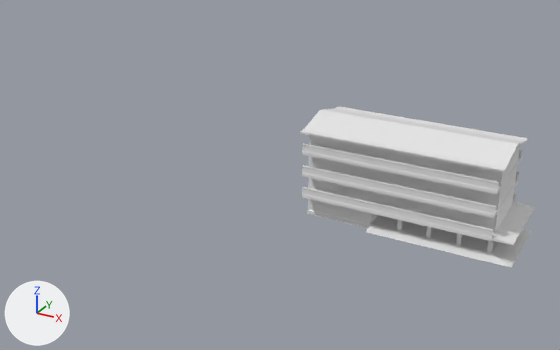
The Blender file buildings/hotel00.blend, before and after one commit.
One viewpoint serves both versions: a camera (50 mm lens) standing at (35.6, -106.4, 52.7) and looking at (-20.7, -4.0, 1.5). The axes (+X, +Y, +Z) are drawn at lower left. The lights are the same throughout.

The first picture shows 'Cube', 'building_001'.
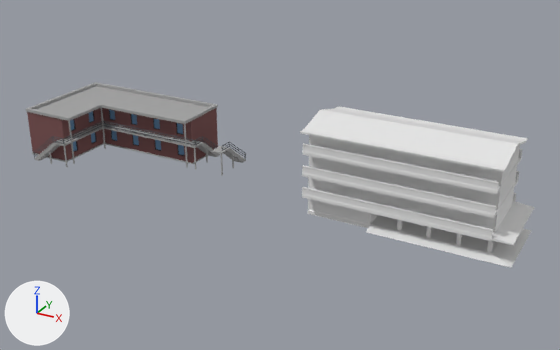
Commit message: Work on hotel model

Edits to the bpy script that builds the scene:
```text
Add img_color_palette_png:
    img_color_palette_png = load_image('Color Palette.png', '_unpacked/Color_Palette.png', 64, 64, 'sRGB')
Add mat_color_palette:
    mat_color_palette = principled_material('Color Palette')
    mat_color_palette.texture = img_color_palette_png
    mat_color_palette.roughness = 0.4
    mat_color_palette.specular_ior_level = 0.0
Add me_cube_001:
    me_cube_001.from_pydata(...)  # 192 vertices, 310 faces; spans x 29.4..31.4, y -6.0..1.6, z 0.0..5.35
    me_cube_001.materials.append(mat_color_palette)  # picture img_color_palette_png
Add me_cube_040:
    me_cube_040.from_pydata(...)  # 1222 vertices, 2388 faces; spans x -4.2..26.0, y -16.0..4.2, z 0.0..8.5
    me_cube_040.materials.append(mat_color_palette)  # picture img_color_palette_png
Add ob_building_3_a_001:
    ob_building_3_a_001 = bpy.data.objects.new('Building 3 A.001', me_cube_001)
    ob_building_3_a_001.location = (-62.1, 0.0, 0.0)
Add ob_building_3_a:
    ob_building_3_a = bpy.data.objects.new('Building 3 A', me_cube_040)
    ob_building_3_a.location = (-62.1, 0.0, 0.0)
```

Pixel boxes (x1, y1, x2, y2) of what changed, in the pictures (560 x 350 px):
'Building 3 A', added: after (26, 82, 220, 170)
'Building 3 A.001', added: after (212, 142, 246, 176)
